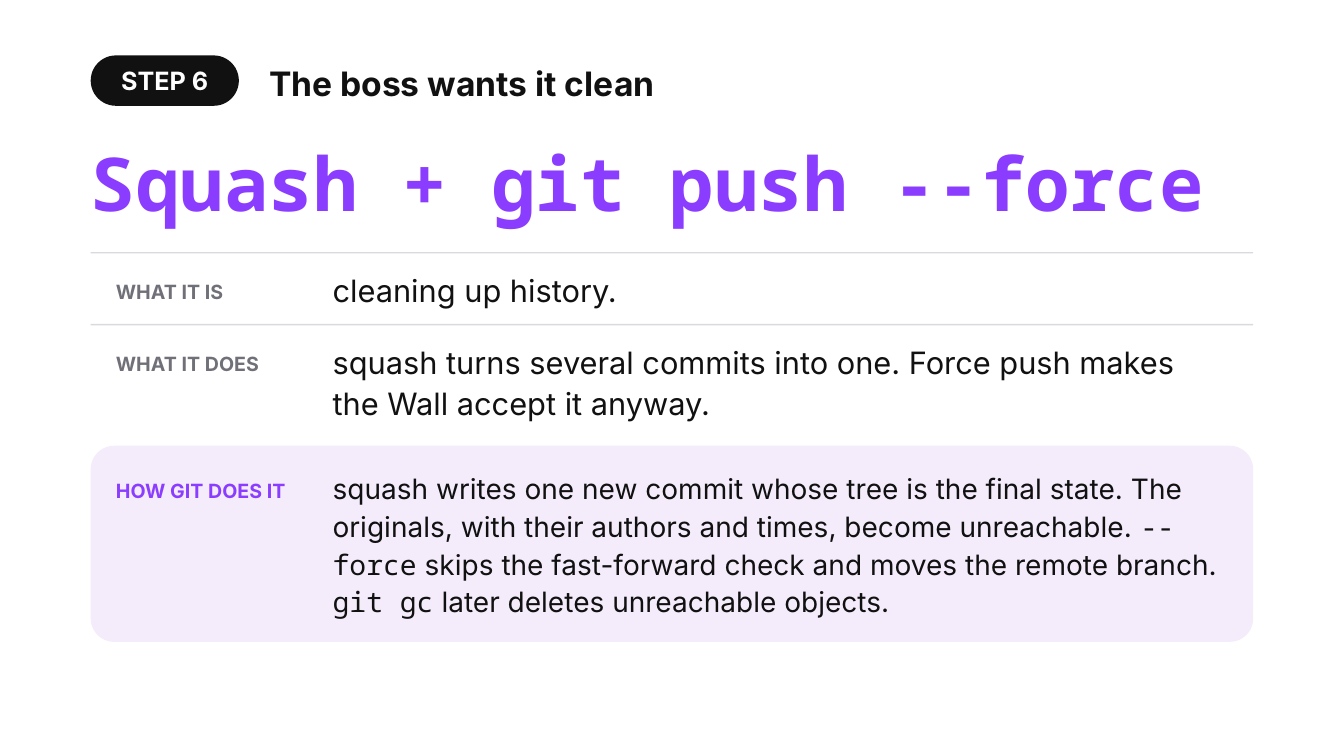
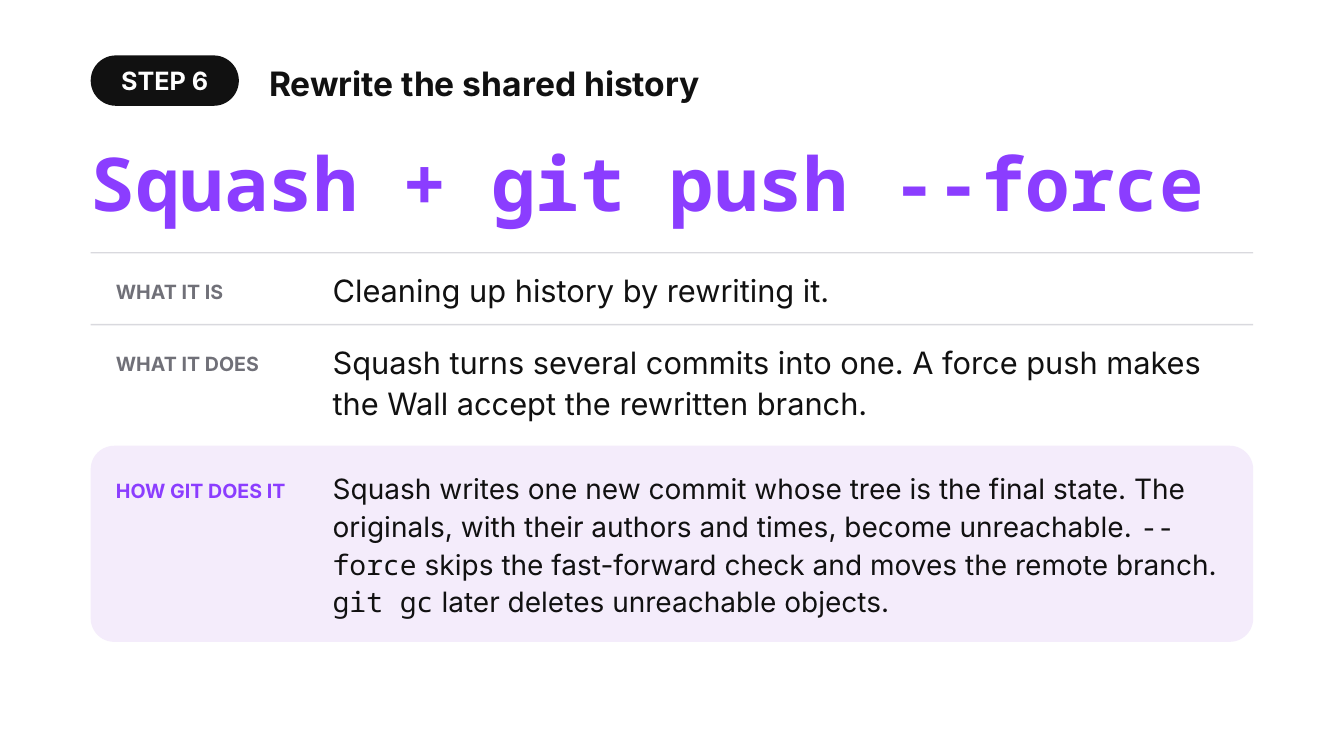
Before and after one commit to shubham3-ucb/cs294-pl, a slide deck: slide 9 of slides/tuesday_app.pptx. Drawn at 1344x756 pixels with LibreOffice and Linux fonts; fonts in the diff are those of the drawing. Boxes give left, top, right and bottom in pixels: in the first picture for what was removed or moved away, otherwise in the second. Text is boxed around its words. In the diff, an @@ line names an element or a change of style, - is before the commit and + after.

```diff
--- a/slides/tuesday_app.pptx
+++ b/slides/tuesday_app.pptx
@@ text at bbox=[269, 70, 700, 103]: text changed @@
-The boss wants it clean
+Rewrite the shared history
@@ text at bbox=[333, 279, 829, 308]: text changed @@
-cleaning up history.
+Cleaning up history by rewriting it.
@@ text at bbox=[333, 350, 1201, 422]: text changed @@
-squash turns several commits into one. Force push makes the Wall accept it anyway.
+Squash turns several commits into one. A force push makes the Wall accept the rewritten branch.
@@ text at bbox=[333, 477, 1217, 619]: text changed @@
-squash writes one new commit whose tree is the final state. The originals, with their authors and times, become unreachable. --force skips the fast-forward check and moves the remote branch. git gc later deletes unreachable objects.
+Squash writes one new commit whose tree is the final state. The originals, with their authors and times, become unreachable. --force skips the fast-forward check and moves the remote branch. git gc later deletes unreachable objects.
```
Also in this commit, not shown: 11 other slides changed, 11 other files.
